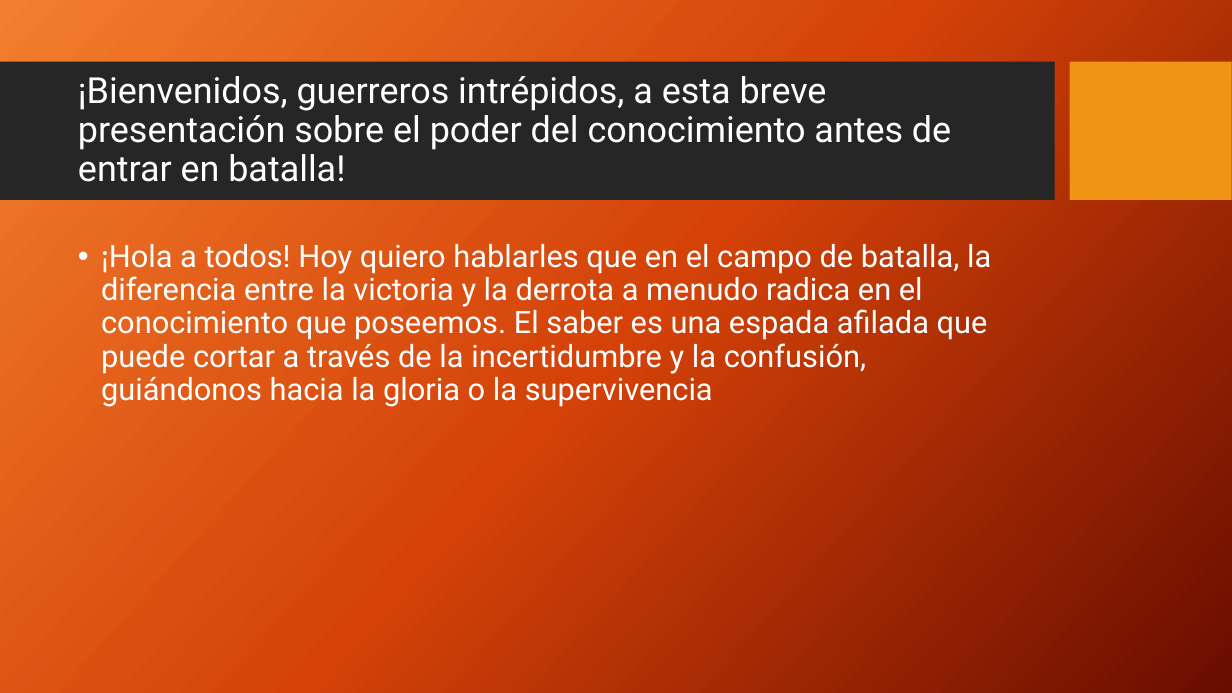
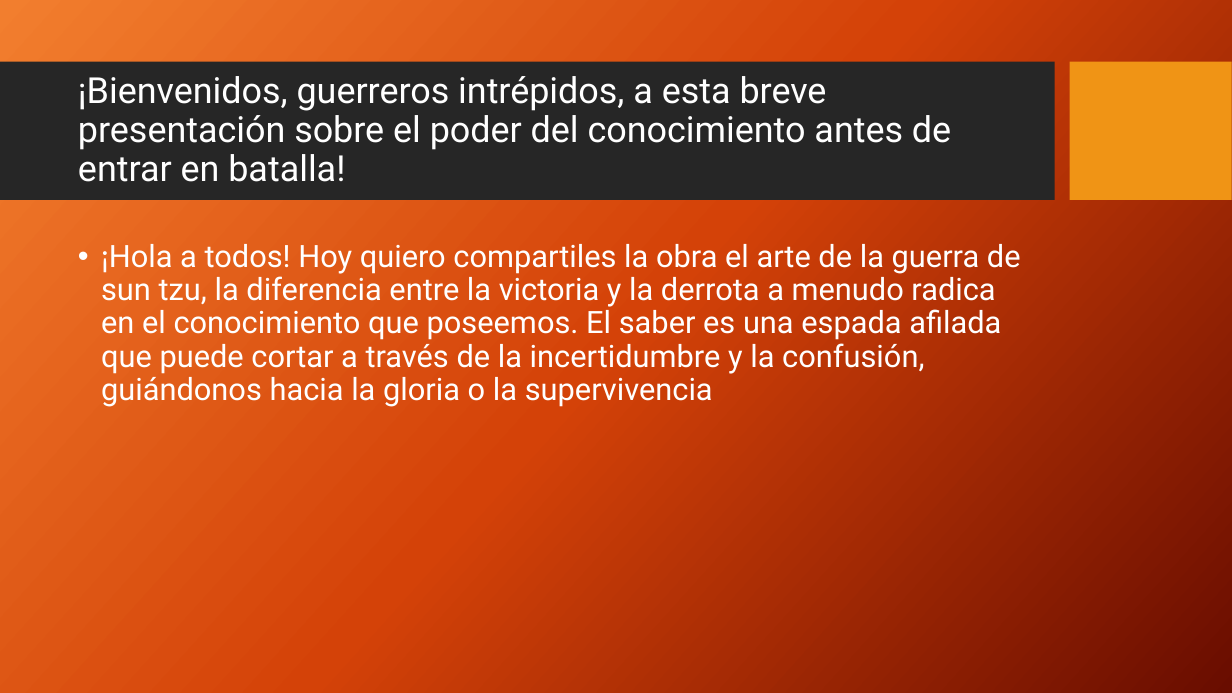
Before and after one commit to Byneros/TallerGestionDeDatosElArteDeLaGuerra, a slide deck: slide 2 of QUE DEBES CONOCER PARA GANAR CUALQUER BATALLA OTRA VERSION.pptx. Drawn at 1232x693 pixels with LibreOffice and Linux fonts; fonts in the diff are those of the drawing; background and template pictures are left out. Boxes give left, top, right and bottom in pixels: in the first picture for what was removed or moved away, otherwise in the second. Text is boxed around its words. In the diff, an @@ line names an element or a change of style, - is before the commit and + after.

```diff
--- a/QUE DEBES CONOCER PARA GANAR CUALQUER BATALLA OTRA VERSION.pptx
+++ b/QUE DEBES CONOCER PARA GANAR CUALQUER BATALLA OTRA VERSION.pptx
@@ text at (101, 244, 1021, 407): text changed @@
-• ¡Hola a todos! Hoy quiero hablarles que en el campo de batalla, la diferencia entre la victoria y la derrota a menudo radica en el conocimiento que poseemos. El saber es una espada afilada que puede cortar a través de la incertidumbre y la confusión, guiándonos hacia la gloria o la supervivencia
+• ¡Hola a todos! Hoy quiero compartiles la obra el arte de la guerra de sun tzu, la diferencia entre la victoria y la derrota a menudo radica en el conocimiento que poseemos. El saber es una espada afilada que puede cortar a través de la incertidumbre y la confusión, guiándonos hacia la gloria o la supervivencia
```
Also in this commit, not shown: 1 other slide changed, 3 other files.
